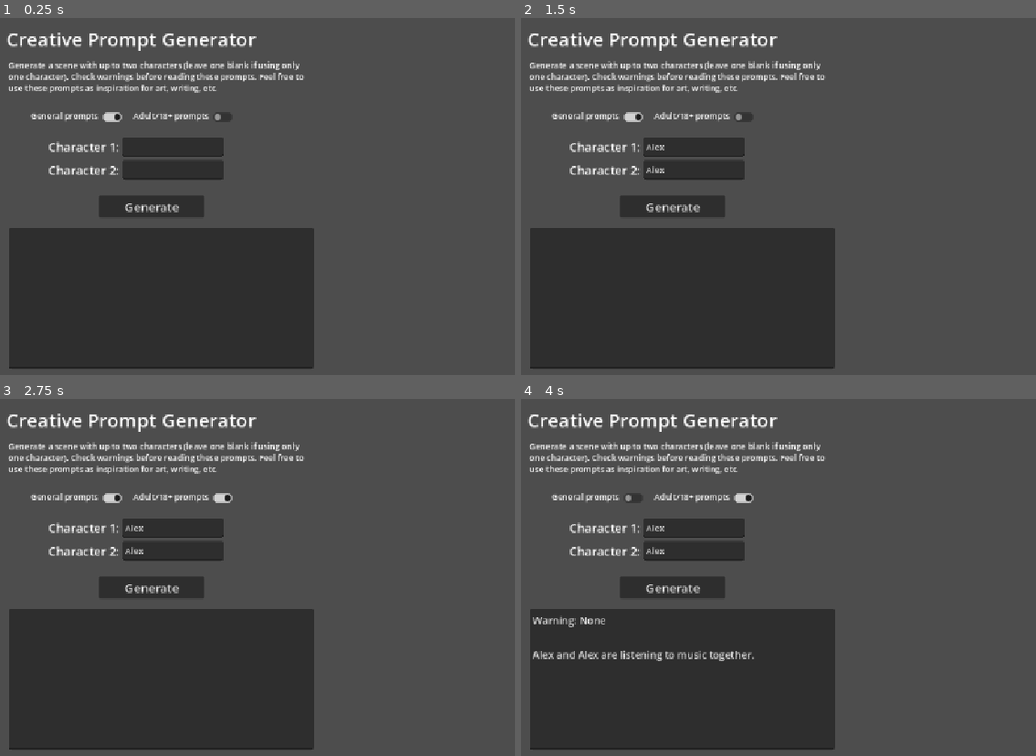
Above: before the commit, frames 1-4 (two rows, left to right).
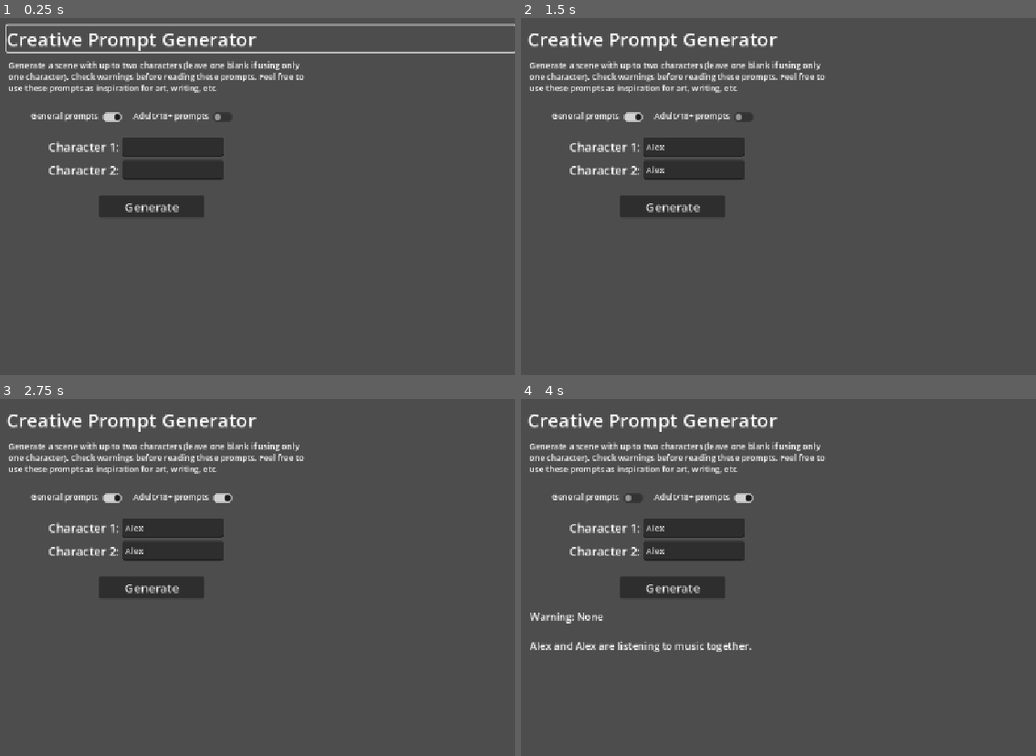
Above: after the commit, the same moments.

Repository: 17angelsprings/Creative-Prompt-Generator
Game: Godot game, scene res://src/ui/MainScreen.tscn
Two runs of this game, one before a commit and one after it. Both use one fixed random seed, a clock stepped at 60 frames per second and the inputs below.
Inputs (mouse positions are in pixels of both pictures, inside the frame that each line leads up to):
- Up to frame 1 (0.25 s): no input
- Up to frame 2 (1.5 s): click (696, 146) at 0.52 s; type "Alex" at 0.6 s; click (696, 171) at 0.75 s; type "Alex" at 0.83 s; click (634, 117) at 1.25 s
- Up to frame 3 (2.75 s): click (221, 498) at 2 s
- Up to frame 4 (4 s): click "Generate" at 2.75 s; click (634, 498) at 3.5 s

The runs differ from the first frame. In frame 1, 25% of the frame differs, in the area x 1-100%, y 1-99%; in frame 2, 23%; in frame 3, 23%; in frame 4, 23%.

Commit message:
Tabbing Accessibility Implemented

Diff:
--- a/src/ui/MainScreen.tscn
+++ b/src/ui/MainScreen.tscn
@@ -2,6 +2,7 @@
 
 [ext_resource type="Script" uid="uid://clgvtvtgw27qr" path="res://src/ui/gen_prompts_button.gd" id="1_2oig0"]
 [ext_resource type="Script" uid="uid://cr8kjrws7mi17" path="res://src/ui/character1_name.gd" id="1_ivt3c"]
+[ext_resource type="Script" uid="uid://dx0dovjdlevbr" path="res://src/ui/title.gd" id="1_vy6w2"]
 [ext_resource type="Script" uid="uid://cyv0wkeem0chl" path="res://src/ui/character2_name.gd" id="2_jokyv"]
 [ext_resource type="Script" uid="uid://dr6t8clpqvbpf" path="res://src/ui/adult_prompts_button.gd" id="2_ma4my"]
 [ext_resource type="Script" uid="uid://cqstjp8ecpq2b" path="res://src/ui/generated_prompt.gd" id="3_e3mlf"]
@@ -12,25 +13,76 @@
 offset_left = 350.0
 offset_top = 30.0
 offset_right = 1152.0
-offset_bottom = 69.0
+offset_bottom = 72.0
+focus_next = NodePath("../GeneratorDescription")
+focus_mode = 2
+accessibility_name = "Creative Prompt Generator"
 theme_override_font_sizes/font_size = 30
 text = "Creative Prompt Generator"
+script = ExtResource("1_vy6w2")
 
 [node name="GeneratorDescription" type="RichTextLabel" parent="." unique_id=305767493]
 offset_left = 353.0
 offset_top = 84.0
 offset_right = 826.0
 offset_bottom = 153.0
+focus_next = NodePath("../GenPrompts")
+focus_previous = NodePath("../Title")
+focus_mode = 2
 theme_override_font_sizes/normal_font_size = 13
 text = "Generate a scene with up to two characters (leave one blank if using only one character). Check warnings before reading these prompts. Feel free to use these prompts as inspiration for art, writing, etc."
 fit_content = true
 scroll_active = false
+
+[node name="GenPrompts" type="Label" parent="." unique_id=1242384216]
+offset_left = 388.0
+offset_top = 164.0
+offset_right = 508.0
+offset_bottom = 187.0
+focus_next = NodePath("../GenPromptsButton")
+focus_previous = NodePath("../GeneratorDescription")
+focus_mode = 2
+theme_override_font_sizes/font_size = 13
+text = "General prompts"
+
+[node name="GenPromptsButton" type="CheckButton" parent="." unique_id=853732062]
+offset_left = 495.0
+offset_top = 163.0
+offset_right = 539.0
+offset_bottom = 187.0
+focus_next = NodePath("../AdultPrompts")
+focus_previous = NodePath("../GenPrompts")
+button_pressed = true
+script = ExtResource("1_2oig0")
+
+[node name="AdultPrompts" type="Label" parent="." unique_id=1353869968]
+offset_left = 550.0
+offset_top = 164.0
+offset_right = 687.0
+offset_bottom = 187.0
+focus_next = NodePath("../AdultPromptsButton")
+focus_previous = NodePath("../GenPromptsButton")
+focus_mode = 2
+theme_override_font_sizes/font_size = 13
+text = "Adult/18+ prompts"
+
+[node name="AdultPromptsButton" type="CheckButton" parent="." unique_id=902040282]
+offset_left = 669.0
+offset_top = 163.0
+offset_right = 713.0
+offset_bottom = 187.0
+focus_next = NodePath("../Character1")
+focus_previous = NodePath("../AdultPrompts")
+script = ExtResource("2_ma4my")
 
 [node name="Character1" type="Label" parent="." unique_id=2002070165]
 offset_left = 416.0
 offset_top = 208.0
 offset_right = 528.0
 offset_bottom = 235.0
+focus_next = NodePath("../Character1Name")
+focus_previous = NodePath("../AdultPromptsButton")
+focus_mode = 2
 theme_override_font_sizes/font_size = 19
 text = "Character 1:"
 
@@ -39,6 +91,8 @@
 offset_top = 207.0
 offset_right = 692.0
 offset_bottom = 238.0
+focus_next = NodePath("../Character2")
+focus_previous = NodePath("../Character1")
 theme_override_font_sizes/font_size = 14
 script = ExtResource("1_ivt3c")
 
@@ -47,6 +101,9 @@
 offset_top = 245.0
 offset_right = 528.0
 offset_bottom = 272.0
+focus_next = NodePath("../Character2Name")
+focus_previous = NodePath("../Character1Name")
+focus_mode = 2
 theme_override_font_sizes/font_size = 19
 text = "Character 2:"
 
@@ -55,55 +112,29 @@
 offset_top = 243.0
 offset_right = 692.0
 offset_bottom = 274.0
+focus_next = NodePath("../GenerateButton")
+focus_previous = NodePath("../Character2")
 theme_override_font_sizes/font_size = 14
 script = ExtResource("2_jokyv")
-
-[node name="GenPrompts" type="Label" parent="." unique_id=1242384216]
-offset_left = 388.0
-offset_top = 164.0
-offset_right = 508.0
-offset_bottom = 187.0
-theme_override_font_sizes/font_size = 13
-text = "General prompts"
-
-[node name="GenPromptsButton" type="CheckButton" parent="." unique_id=853732062]
-offset_left = 495.0
-offset_top = 163.0
-offset_right = 539.0
-offset_bottom = 187.0
-button_pressed = true
-script = ExtResource("1_2oig0")
-
-[node name="AdultPrompts" type="Label" parent="." unique_id=1353869968]
-offset_left = 550.0
-offset_top = 164.0
-offset_right = 687.0
-offset_bottom = 187.0
-theme_override_font_sizes/font_size = 13
-text = "Adult/18+ prompts"
-
-[node name="AdultPromptsButton" type="CheckButton" parent="." unique_id=902040282]
-offset_left = 669.0
-offset_top = 163.0
-offset_right = 713.0
-offset_bottom = 187.0
-script = ExtResource("2_ma4my")
 
 [node name="GenerateButton" type="Button" parent="." unique_id=1854445772]
 offset_left = 496.0
 offset_top = 299.0
 offset_right = 662.0
 offset_bottom = 334.0
+focus_next = NodePath("../GeneratedPrompt")
+focus_previous = NodePath("../Character2Name")
 theme_override_font_sizes/font_size = 19
 text = "Generate"
 
-[node name="GeneratedPrompt" type="TextEdit" parent="." unique_id=743566130]
+[node name="GeneratedPrompt" type="RichTextLabel" parent="." unique_id=1069160220]
 offset_left = 354.0
 offset_top = 350.0
 offset_right = 835.0
 offset_bottom = 572.0
-wrap_mode = 1
-scroll_smooth = true
+focus_next = NodePath("../Title")
+focus_previous = NodePath("../GenerateButton")
+focus_mode = 2
 script = ExtResource("3_e3mlf")
 
 [connection signal="pressed" from="GenPromptsButton" to="GenPromptsButton" method="_on_pressed"]
--- a/src/ui/gen_prompts_button.gd
+++ b/src/ui/gen_prompts_button.gd
@@ -22,6 +22,12 @@
 ## FUNCTIONS
 ## ********************************************************************************
 
+## Called when the node enters the scene tree for the first time.
+## @params: None
+## @return: None
+func _ready() -> void:
+	pass
+
 ## Button is pressed/checked on or off
 ## @params: None
 ## @return: None
--- a/src/ui/generated_prompt.gd
+++ b/src/ui/generated_prompt.gd
@@ -1,6 +1,6 @@
 ## GENERATED PROMPT .GD
 ## ********************************************************************************
-##
+## Uses character names and prompt rating parameters and generates a prompt from one of the prompt lists
 ## ********************************************************************************
 
 ## ASSOCIATED SCENES
@@ -10,7 +10,7 @@
 
 ## EXTENSIONS
 ## ********************************************************************************
-extends TextEdit
+extends RichTextLabel
 ## ********************************************************************************
 
 ## SCRIPT-WIDE VARIABLES
--- /dev/null
+++ b/src/ui/title.gd
@@ -0,0 +1,28 @@
+## TITLE .GD
+## ********************************************************************************
+## Code relating to the Title node in the program (mainly for tabbing accessibility)
+## ********************************************************************************
+
+## ASSOCIATED SCENES
+## ********************************************************************************
+## MainScreen.tcsn
+## ********************************************************************************
+
+## EXTENSIONS
+## ********************************************************************************
+extends Label
+## ********************************************************************************
+
+## SCRIPT-WIDE VARIABLES
+## ********************************************************************************
+## None
+## ********************************************************************************
+
+## FUNCTIONS
+## ********************************************************************************
+
+## Called when the node enters the scene tree for the first time.
+## @params: None
+## @return: None
+func _ready() -> void:
+	grab_focus.call_deferred() # Grabs focus for tabbing purposes
Not shown, changed: export_presets.cfg
Not shown, added: src/ui/title.gd.uid
Not shown, changed: web_build/index.html
Not shown, changed: web_build/index.pck
Not shown, changed: web_build/index.zip
